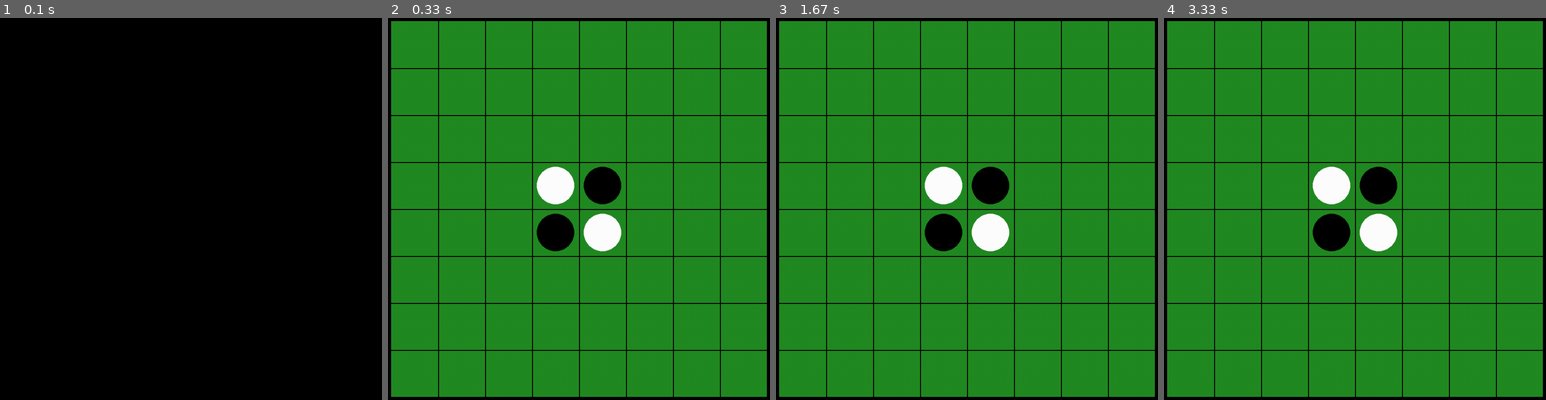
Above: before the commit, frames 1-4 (left to right).
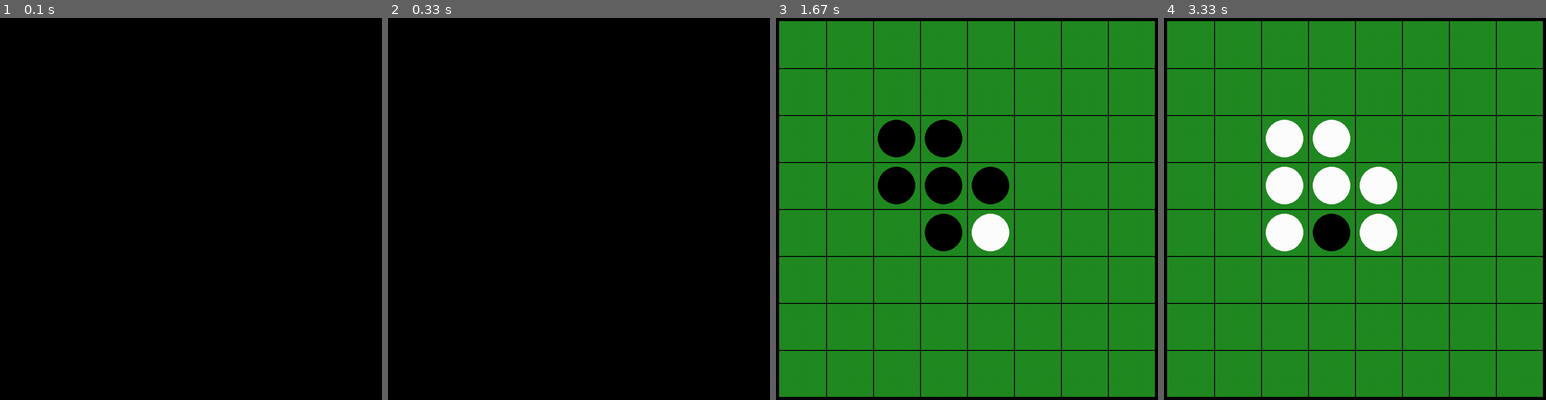
Above: after the commit, the same moments.

Repository: luiss-23/ProyOthello
Game: pygame game, started from Othello.py
The game is run twice, just before and just after one commit, with the same random seed, the same clock (stepped at 60 frames per second) and the same inputs.
Inputs (mouse positions are in pixels of both pictures, inside the frame that each line leads up to):
- Up to frame 1 (0.1 s): type "1 (at the terminal prompt)" at 0 s; type "1 (at the terminal prompt)" at 0 s
- Up to frame 2 (0.33 s): no input
- Up to frame 3 (1.67 s): click (1115, 197) at 0.38 s; click (1012, 312) at 0.85 s; move the mouse to (1020, 251) at 1.17 s; click (1020, 251) at 1.45 s
- Up to frame 4 (3.33 s): move the mouse to (1186, 193) at 1.87 s; click (1186, 193) at 2.22 s; move the mouse to (1355, 266) at 2.7 s; click (1355, 266) at 3.12 s

Frame 1 is identical in both runs. In frame 2, 93% of the frame differs, in the area x 0-100%, y 0-100%; in frame 3, 3.1%; in frame 4, 3.8%.

Commit message:
malditaseapana

Diff:
--- a/Othello.py
+++ b/Othello.py
@@ -2,12 +2,12 @@
 import sys
 import random
 
+clock = pygame.time.Clock() #Para ver los eventos a velocidad normal
 
 #Inicializacion de pygame
 pygame.init()
 
 position = ()
-clock = pygame.time.Clock()
 
 #Tamano de la ventana de juego
 width = 1000
@@ -24,7 +24,6 @@
 #Inicializacion de la ventana de juego
 window = pygame.display.set_mode((width, height))
 
-
 #Matriz asociada al tablero de juego
 Tablero = [ [0, 0, 0, 0, 0, 0, 0, 0],
 			[0, 0, 0, 0, 0, 0, 0, 0],
@@ -52,43 +51,48 @@
 #Funciones para poder jugar
 def boardPos(mouseX, mouseY):
 	#Numero de fila dado por la posicion de click
-	if (100 < mouseY < 200):
+	if (mouseY < 100):
+		row = -1
+	elif (mouseY < 200):
 		row = 0
-	elif (200 < mouseY < 300):
+	elif (mouseY < 300):
 		row = 1
-	elif (300 < mouseY < 400):
+	elif (mouseY < 400):
 		row = 2
-	elif (400 < mouseY < 500):
+	elif (mouseY < 500):
 		row = 3
-	elif (500 < mouseY < 600):
+	elif (mouseY < 600):
 		row = 4
-	elif (600 < mouseY < 700):
+	elif (mouseY < 700):
 		row = 5
-	elif (700 < mouseY < 800):
+	elif (mouseY < 800):
 		row = 6
-	elif (800 < mouseY < 900):
+	elif (mouseY < 900):
 		row = 7
-
-	#Numero de columna dado por la posicion del click
-	if (100 < mouseX < 200):
+	elif (mouseY < 1000):
+		row = -1
+
+	#Numero de columna dado por la posicion de click
+	if (mouseX < 100):
+		col = -1
+	elif (mouseX < 200):
 		col = 0
-	elif (200 < mouseX < 300):
+	elif (mouseX < 300):
 		col = 1
-	elif (300 < mouseX < 400):
+	elif (mouseX < 400):
 		col = 2
-	elif (400 < mouseX < 500):
+	elif (mouseX < 500):
 		col = 3
-	elif (500 < mouseX < 600):
+	elif (mouseX < 600):
 		col = 4
-	elif (600 < mouseX < 700):
+	elif (mouseX < 700):
 		col = 5
-	elif (700 < mouseX < 800):
+	elif (mouseX < 800):
 		col = 6
-	elif (800 < mouseX < 900):
+	elif (mouseX < 900):
 		col = 7
-	else:
-		pass
-
+	elif (mouseX<1000):
+		col = -1
 	return (row, col)
 
 def esValida(A:[int], B:[int], i:int, j:int, turneto:int) -> bool:
@@ -325,40 +329,44 @@
 		if event.type == pygame.MOUSEBUTTONDOWN:
 			(mouseX, mouseY) = pygame.mouse.get_pos()
 			(row, col) = boardPos(mouseX, mouseY)
-			F, C = row, col
-			centerX = ((col) * 50) + 50
-			centerY = ((row) * 50) + 50
-
-			if Turno == 1:
-				color = BLACK
-			elif Turno == 2:
-				color = WHITE
-
-			if esValida(Tablero, Copia, F, C, Turno):
-				pygame.draw.circle(window, color, (centerX,centerY), 40)
-				consumo(Tablero, F, C, Turno)
-				reflejarJugada(Tablero, F, C, Turno)
-				Turno = cambiarJugador(Turno)
-				print('El siguiente jugador es: ' +str(Turno))
-				for i in range(0,8):
-					for j in range(0,8):
-						if Tablero[i][j] == 1:
-							color == BLACK
-							row = i
-							col = j
-							centerX = ((col) * 50) + 50
-							centerY = ((row) * 50) + 50
-							pygame.draw.circle(window, color, (centerX,centerY), 40)
-						elif Tablero[i][j] == 2:
-							color == WHITE
-							row = i
-							col = j
-							centerX = ((col) * 50) + 50
-							centerY = ((row) * 50) + 50
-							pygame.draw.circle(window, color, (centerX,centerY), 40)
-						else:
-							pass
+			if row == -1 or col == -1:
+				print("Debe seleccionar una casilla dentro del tablero")
+			elif row != -1 and col != -1:
+				F, C = row, col
+				centerX = ((col) * 100) + 50
+				centerY = ((row) * 100) + 50
+
+				if Turno == 1:
+					color = BLACK
+				elif Turno == 2:
+					color = WHITE
+
+				if esValida(Tablero, Copia, F, C, Turno):
+					pygame.draw.circle(window, color, (centerX,centerY), 40)
+					consumo(Tablero, F, C, Turno)
+					reflejarJugada(Tablero, F, C, Turno)
+					Turno = cambiarJugador(Turno)
+					print('El siguiente jugador es: ' +str(Turno))
+					for i in range(0,8):
+						for j in range(0,8):
+							if Tablero[i][j] == 1:
+								color == BLACK
+								row = i
+								col = j
+								centerX = ((col) * 100) + 50
+								centerY = ((row) * 100) + 50
+								pygame.draw.circle(window, color, (centerX,centerY), 40)
+							elif Tablero[i][j] == 2:
+								color == WHITE
+								row = i
+								col = j
+								centerX = ((col) * 100) + 50
+								centerY = ((row) * 100) + 50
+								pygame.draw.circle(window, color, (centerX,centerY), 40)
+							else:
+								pass
 			else:
 				print('La jugada introducida no es valida, intente nuevamente')
+			print(event)
+			pygame.display.update()
 	clock.tick(5)
-	pygame.display.update()
